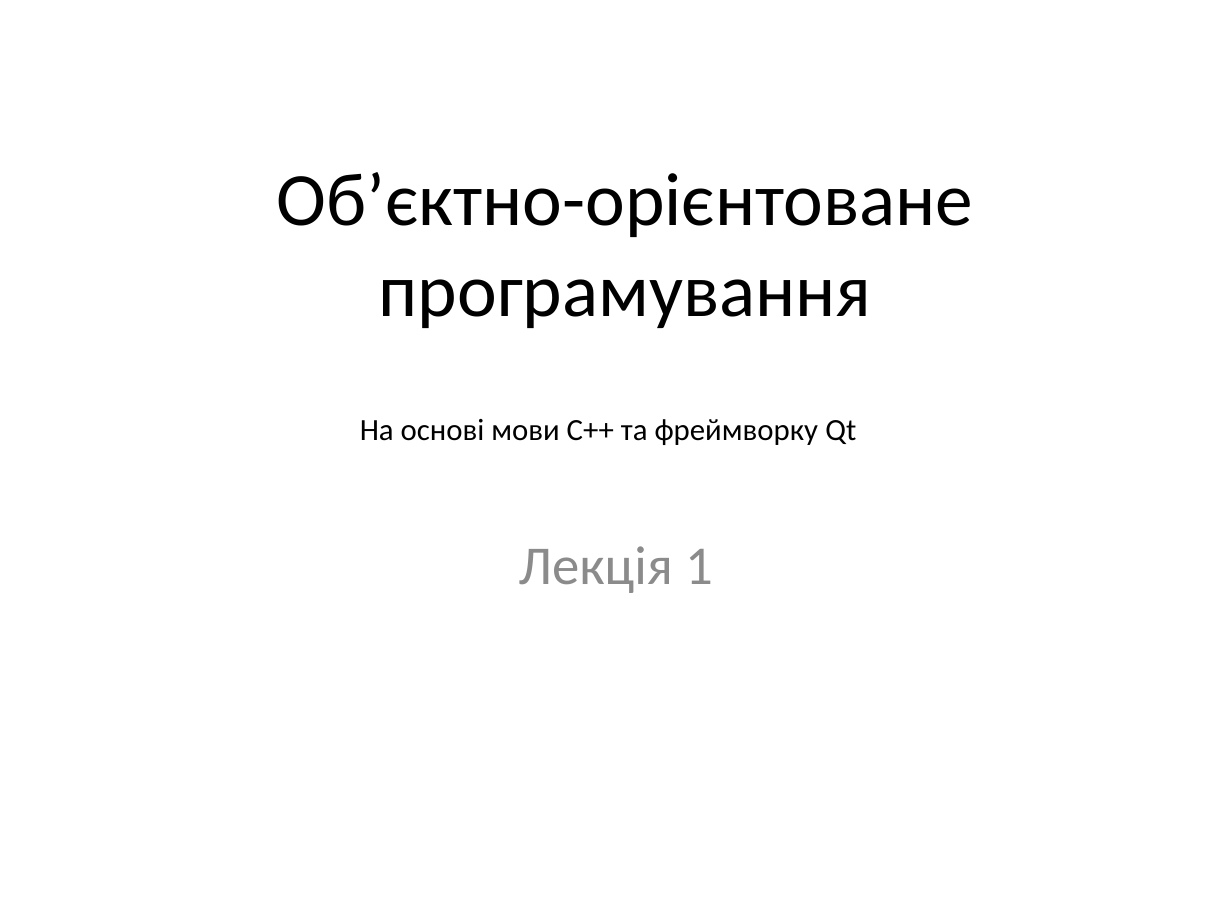
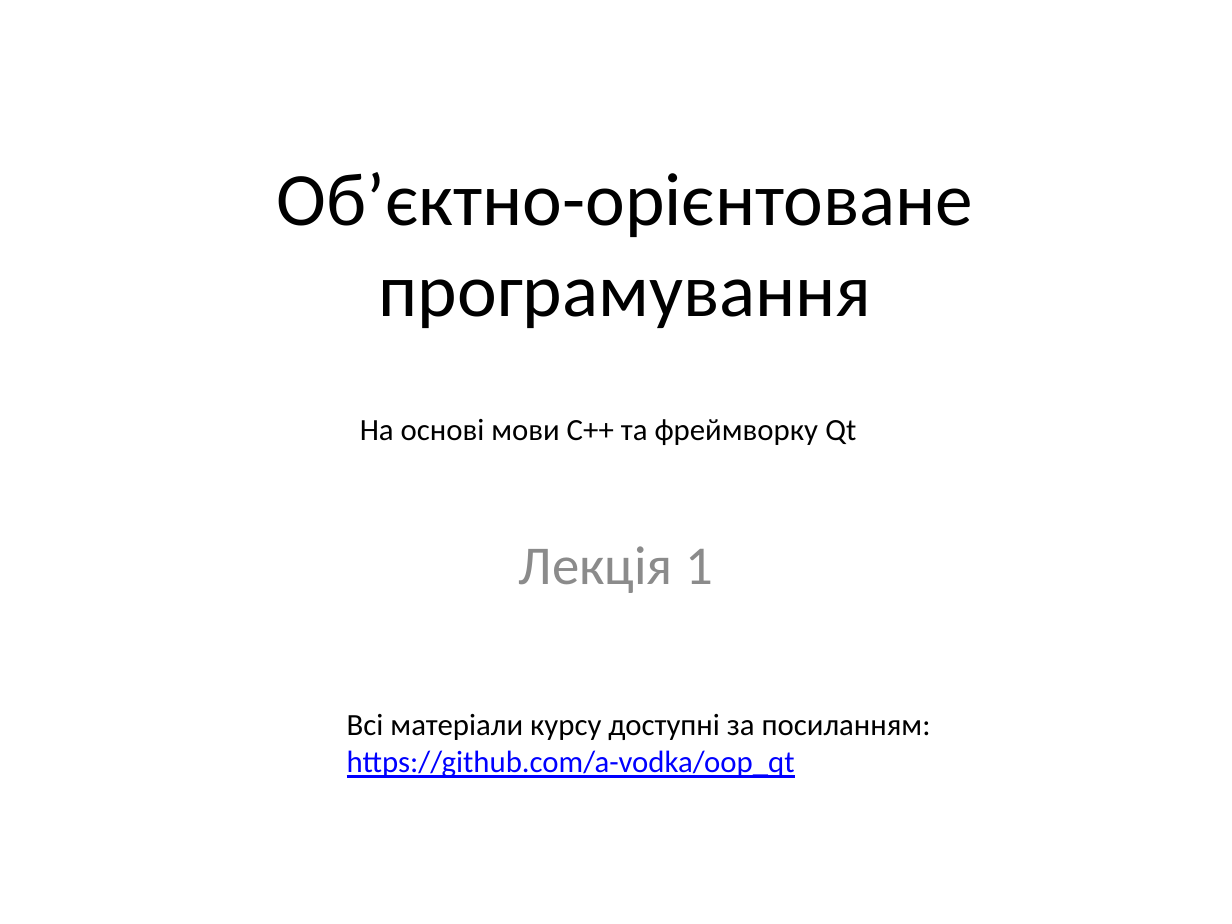
Before and after one commit to a-vodka/oop_qt, a slide deck: slide 1 of lecture-01.pptx. Drawn at 1232x924 pixels with LibreOffice and Linux fonts; fonts in the diff are those of the drawing; background and template pictures are left out. Boxes give left, top, right and bottom in pixels: in the first picture for what was removed or moved away, otherwise in the second. Text is boxed around its words. In the diff, an @@ line names an element or a change of style, - is before the commit and + after.

```diff
--- a/lecture-01.pptx
+++ b/lecture-01.pptx
@@ text added at [347,714,931,778], 18 pt, text #000000 @@
+Всі матеріали курсу доступні за посиланням:
+https://github.com/a-vodka/oop_qt
```
Also in this commit, not shown: 38 slides added, 3 other files.
